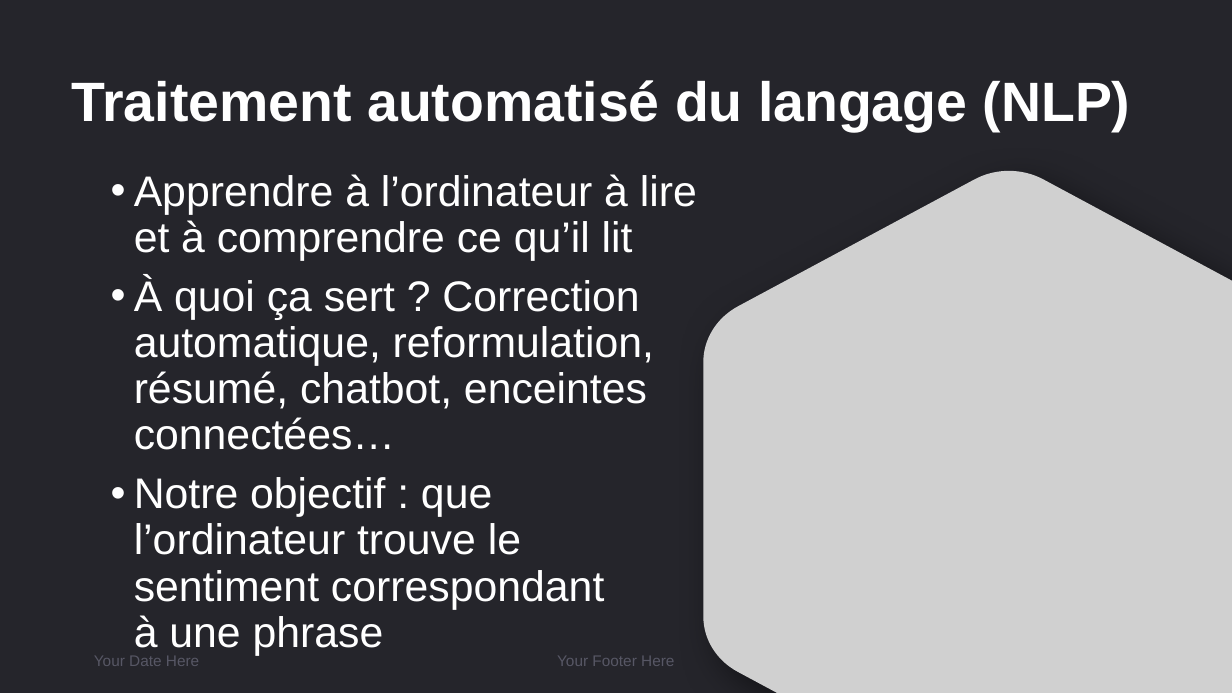
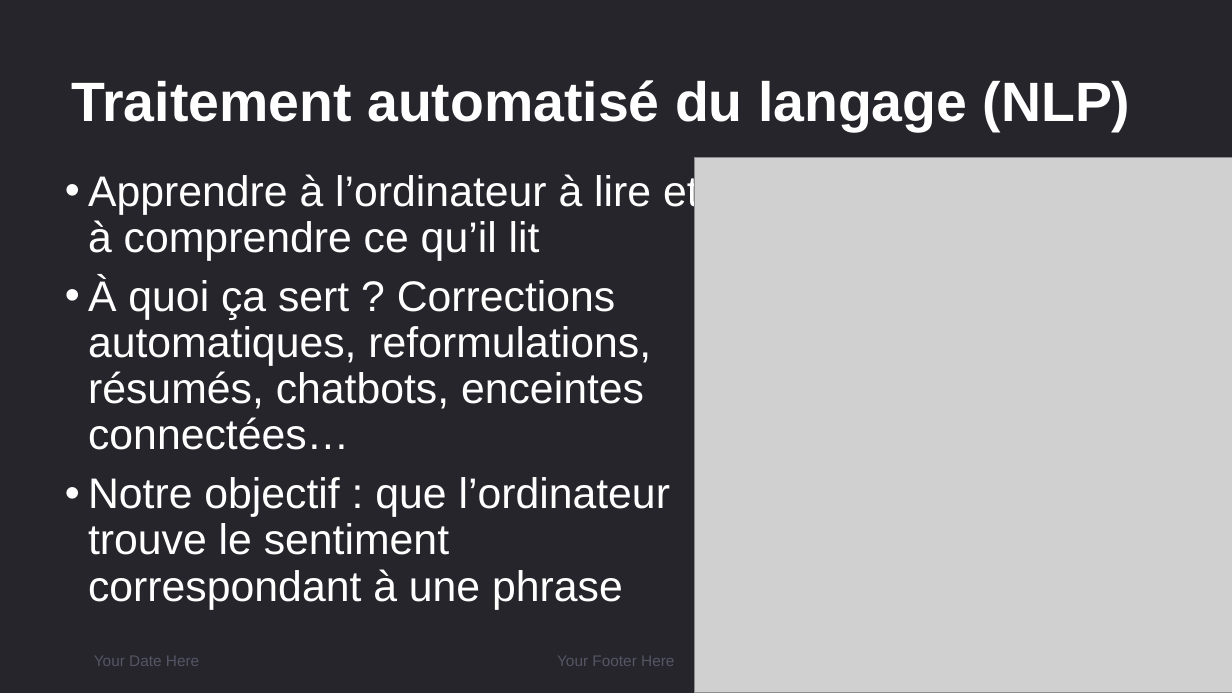
Before and after one commit to alinedebenath/ironhack-datalabs-dataparis0619-pt, a slide deck: slide 6 of final-project/NLP_marketing_ADebenath_2701.pptx. Drawn at 1232x693 pixels with LibreOffice and Linux fonts; fonts in the diff are those of the drawing; grey boxes stand for pictures. Boxes give left, top, right and bottom in pixels: in the first picture for what was removed or moved away, otherwise in the second. Text is boxed around its words. In the diff, an @@ line names an element or a change of style, - is before the commit and + after.

```diff
--- a/final-project/NLP_marketing_ADebenath_2701.pptx
+++ b/final-project/NLP_marketing_ADebenath_2701.pptx
@@ text "Apprendre à l’ordinateur à lire ...": place and size @@
-text "Apprendre à l’ordinateur à lire ..." at (134,174,697,656)
+text "Apprendre à l’ordinateur à lire ..." at (88,171,699,609)
@@ text at (88,171,699,609): less space between paragraphs @@
@@ picture: place and size @@
-picture at (703,171,1232,693)
+picture at (694,157,1232,693)
@@ text at (88,277,651,450): text changed @@
-• À quoi ça sert ? Correction automatique, reformulation, résumé, chatbot, enceintes connectées…
+• À quoi ça sert ? Corrections automatiques, reformulations, résumés, chatbots, enceintes connectées…
@@ text "Your Date Here" at (94,656,199,666): text colour #575765 to #555565 @@
@@ text "Your Footer Here" at (557,656,674,666): text colour #575765 to #555565 @@
```
Also in this commit, not shown: 10 other slides changed, 7 slides added, 6 slides removed, 1 other file.
